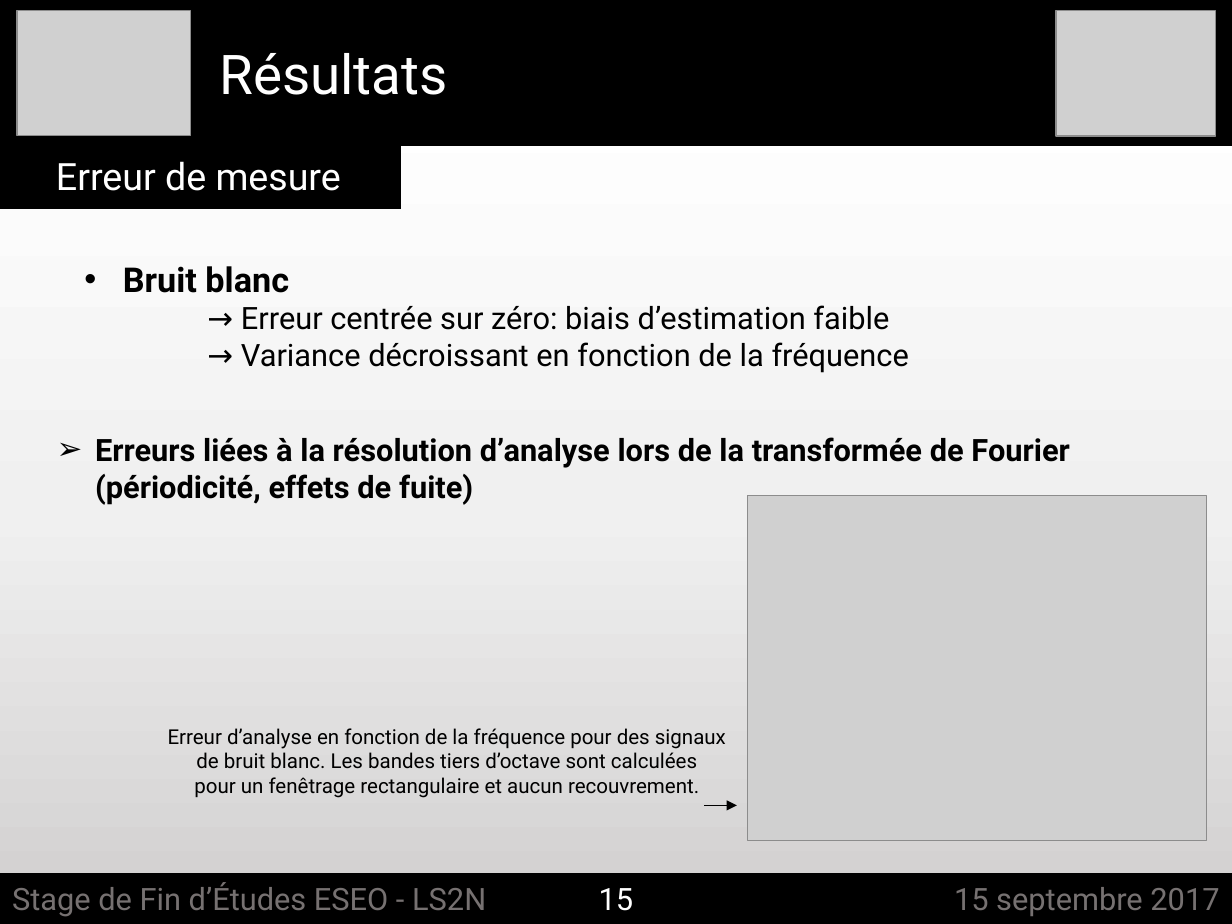
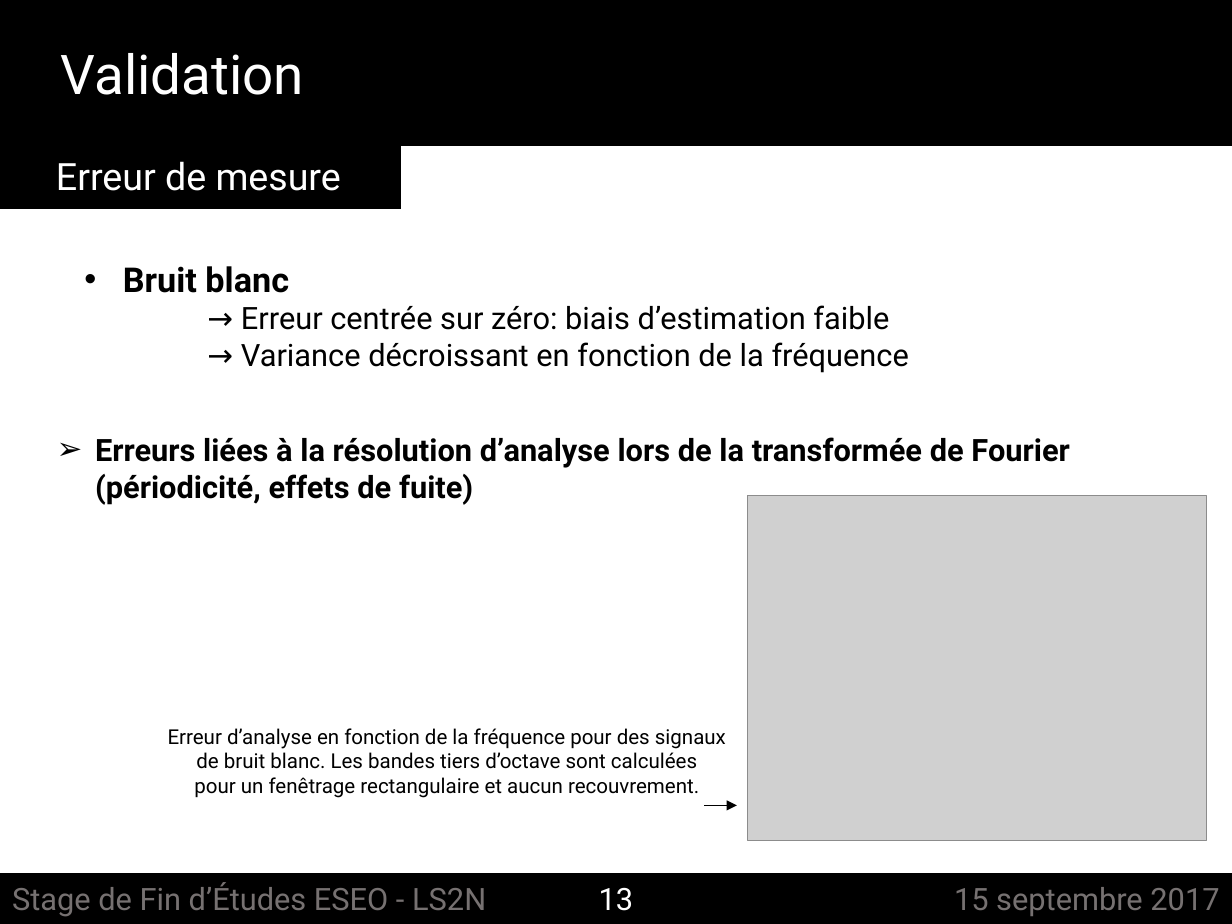
Before and after one commit to felixgontier/int-report, a slide deck: slide 13 of Soutenance_ESEO.pptx (slide 15 before the commit). Drawn at 1232x924 pixels with LibreOffice and Linux fonts; fonts in the diff are those of the drawing; grey boxes stand for pictures. Boxes give left, top, right and bottom in pixels: in the first picture for what was removed or moved away, otherwise in the second. Text is boxed around its words. In the diff, an @@ line names an element or a change of style, - is before the commit and + after.

```diff
--- a/Soutenance_ESEO.pptx
+++ b/Soutenance_ESEO.pptx
@@ background gradient #FFFFFF to #F0F0F0 to #D0CECE to #FFFFFF @@
@@ picture removed at [17,11,191,136] @@
@@ picture removed at [1056,11,1215,137] @@
@@ text added at [61,53,304,95], 32 pt, text #FFFFFF @@
+Validation
@@ text removed at [219,53,447,95] @@
-Résultats
@@ text at [599,887,634,911]: text changed @@
-15
+13
```
Also in this commit, not shown: 21 other slides changed, 1 slide added, 1 slide removed, 2 other files.
